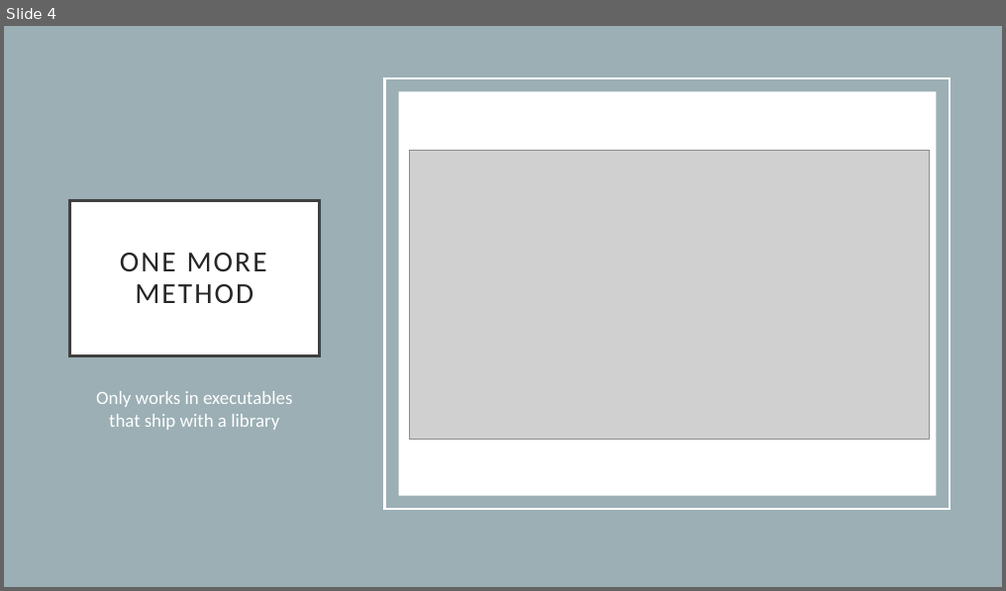
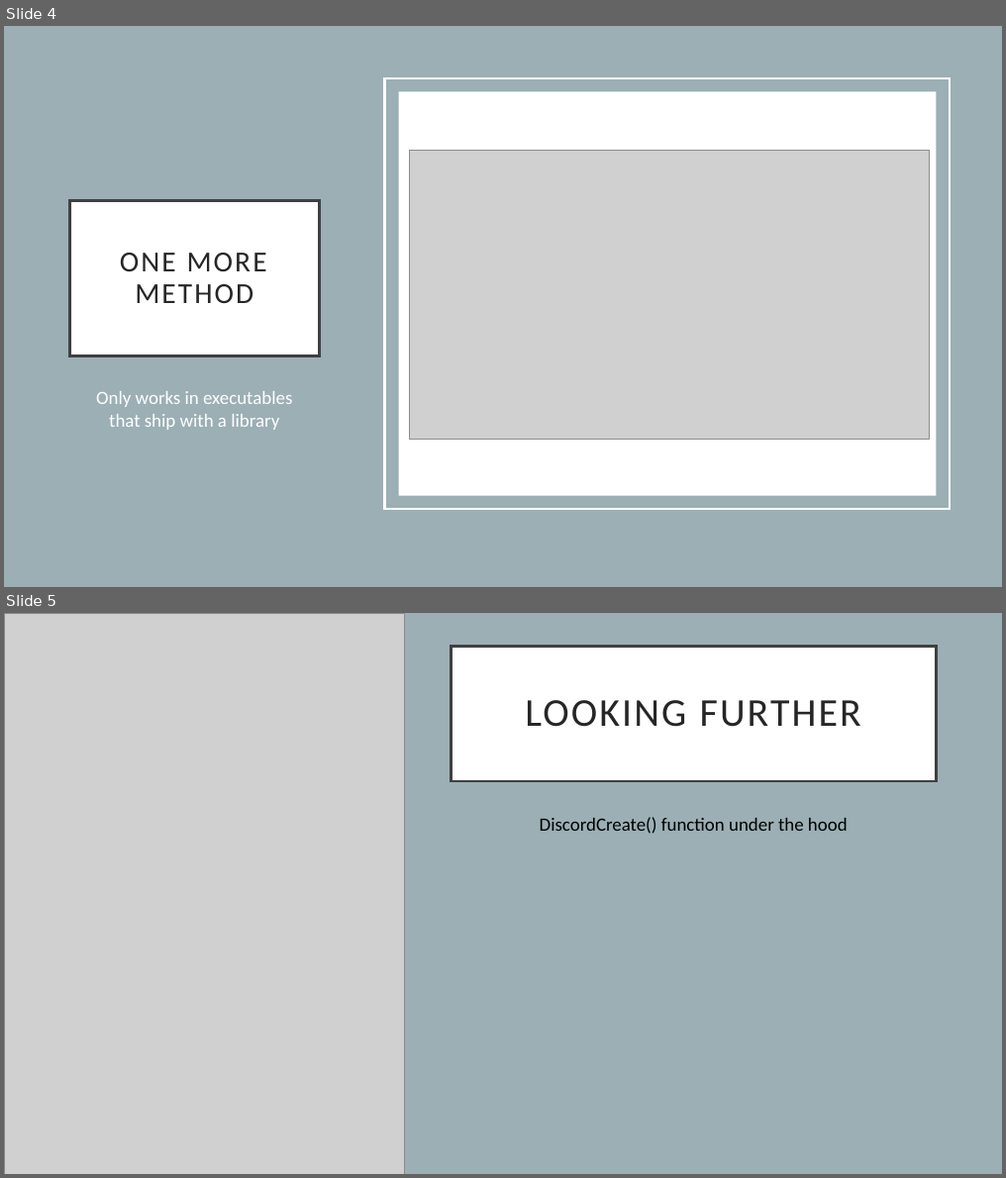
Before and after one commit to Rasool221/NWMSU_CDC_Presentation, a slide deck: NWMSU_CyberSecurity_Presentation.pptx. Shown one above the other, each under a label of ours: slide 4 before the commit, slides 4 and 5 after it. The pictures are 1006x591 and 1006x1178 pixels, drawn with LibreOffice and Linux fonts; fonts in the diff are those of the drawing; grey boxes stand for pictures. Boxes give left, top, right and bottom in pixels: in the first picture for what was removed or moved away, otherwise in the second. Text is boxed around its words. In the diff, an @@ line names an element or a change of style, - is before the commit and + after.

```diff
--- a/NWMSU_CyberSecurity_Presentation.pptx
+++ b/NWMSU_CyberSecurity_Presentation.pptx
@@ slide 5 added at [4, 613, 1002, 1174], background #9BAFB5 @@
@@ picture added at [4, 613, 405, 1174] @@
@@ title added at [450, 647, 936, 781], fill #FFFFFF, outline #404040 2.5 pt, 38 pt, text #262626 @@
+LOOKING FURTHER
@@ text added at [540, 817, 847, 834], 18 pt, text #000000 @@
+DiscordCreate() function under the hood
```
Also in this commit, not shown: 2 other slides added.
